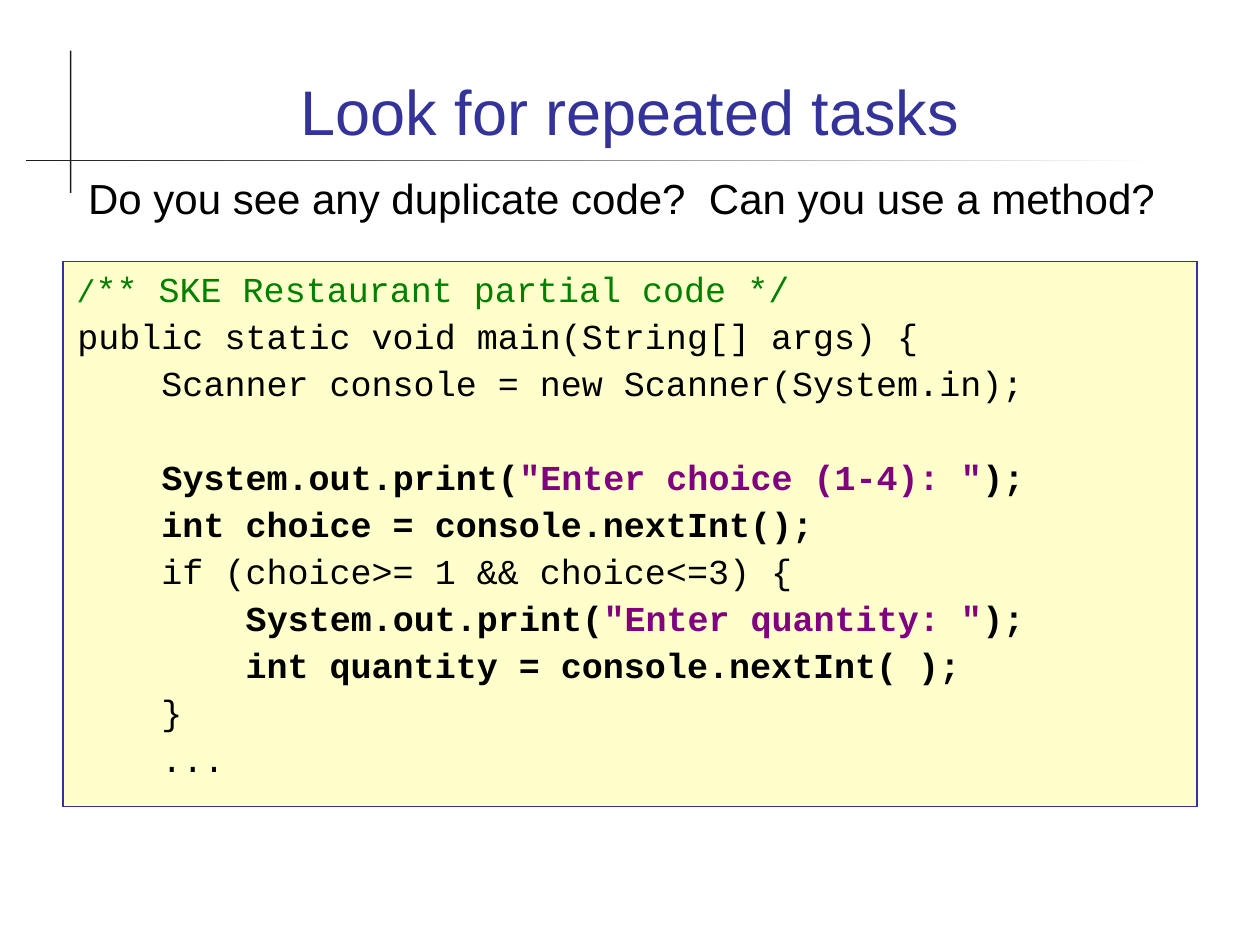
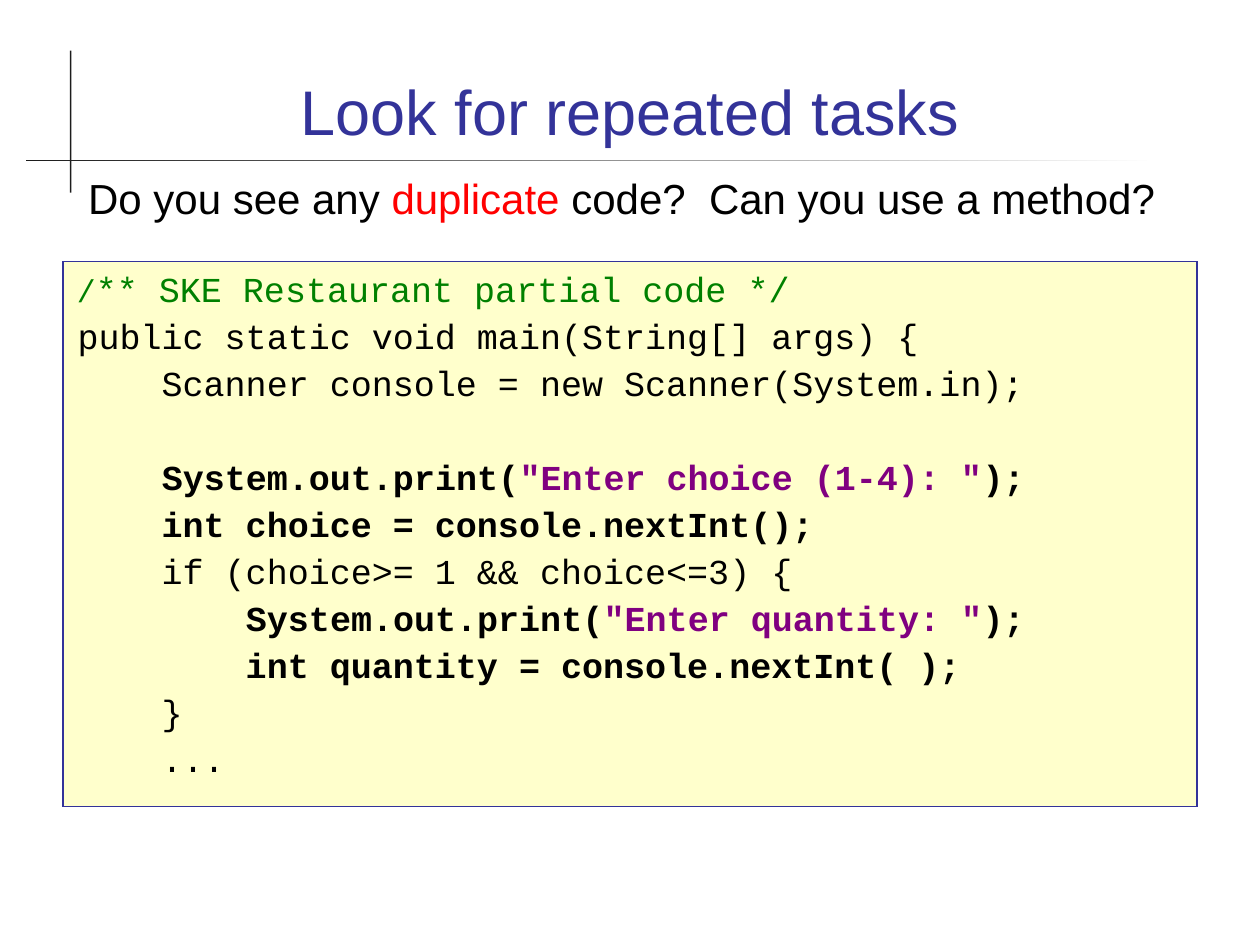
Before and after one commit to cpske/programming1, a slide deck: slide 17 of coding/Coding-Guidelines.ppt. Drawn at 1260x945 pixels with LibreOffice and Linux fonts; fonts in the diff are those of the drawing. Boxes give left, top, right and bottom in pixels: in the first picture for what was removed or moved away, otherwise in the second. Text is boxed around its words. In the diff, an @@ line names an element or a change of style, - is before the commit and + after.

```diff
--- a/coding/Coding-Guidelines.ppt
+++ b/coding/Coding-Guidelines.ppt
@@ text "Do you see any duplicate ..." at box(88, 183, 1154, 223): text colour #000000 to #FF0000 in "duplicate" @@
```
Also in this commit, not shown: 11 other slides changed, 5 slides added, 8 slides removed, 5 other files.
